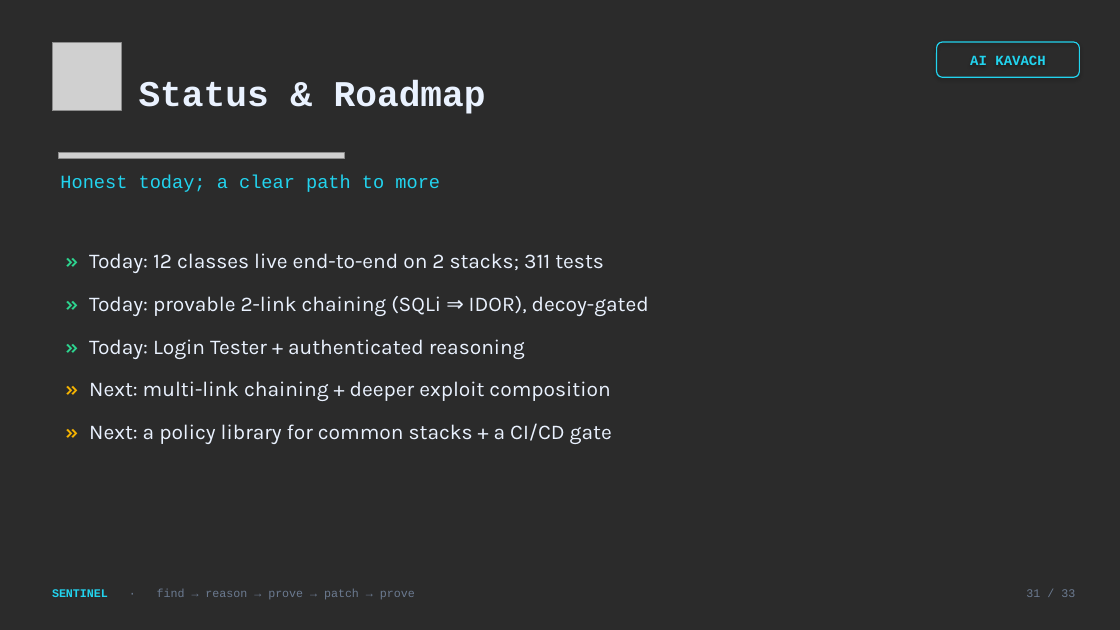
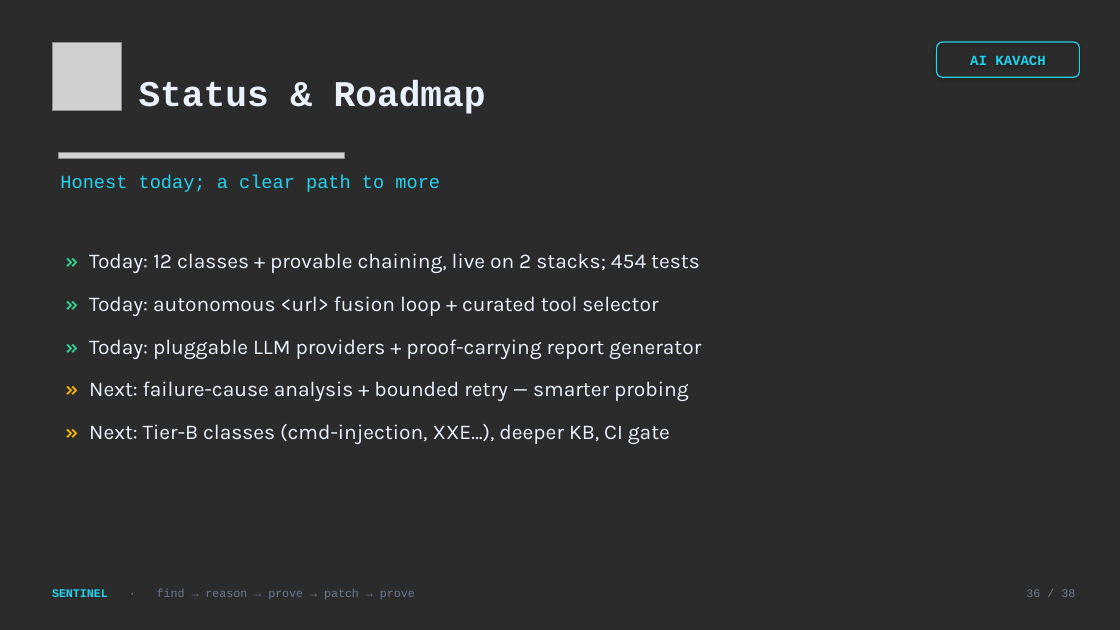
Before and after one commit to arjishnik-sketch/sentinel, a slide deck: slide 36 of deck/Sentinel_AI_Kavach.pptx (slide 31 before the commit). Drawn at 1120x630 pixels with LibreOffice and Linux fonts; fonts in the diff are those of the drawing; grey boxes stand for pictures; background and template pictures are left out; a plain dark background stands for a picture behind light text. Boxes give left, top, right and bottom in pixels: in the first picture for what was removed or moved away, otherwise in the second. Text is boxed around its words. In the diff, an @@ line names an element or a change of style, - is before the commit and + after.

```diff
--- a/deck/Sentinel_AI_Kavach.pptx
+++ b/deck/Sentinel_AI_Kavach.pptx
@@ text at bbox=[89, 253, 701, 444]: text changed @@
-» Today: 12 classes live end-to-end on 2 stacks; 311 tests
-» Today: provable 2-link chaining (SQLi ⇒ IDOR), decoy-gated
-» Today: Login Tester + authenticated reasoning
-» Next: multi-link chaining + deeper exploit composition
-» Next: a policy library for common stacks + a CI/CD gate
+» Today: 12 classes + provable chaining, live on 2 stacks; 454 tests
+» Today: autonomous <url> fusion loop + curated tool selector
+» Today: pluggable LLM providers + proof-carrying report generator
+» Next: failure-cause analysis + bounded retry — smarter probing
+» Next: Tier-B classes (cmd-injection, XXE…), deeper KB, CI gate
@@ text at bbox=[1026, 589, 1075, 597]: text changed @@
-31 / 33
+36 / 38
```
Also in this commit, not shown: 27 other slides changed, 5 slides added, 8 other files.
